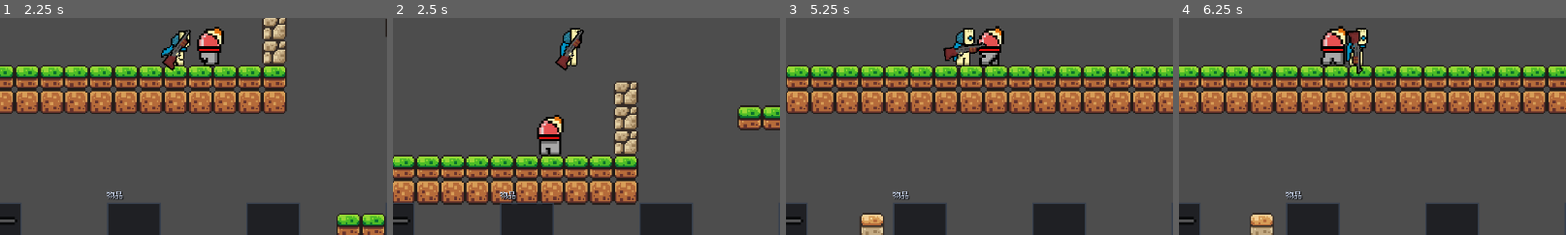
Above: before the commit, frames 1-4 (left to right).
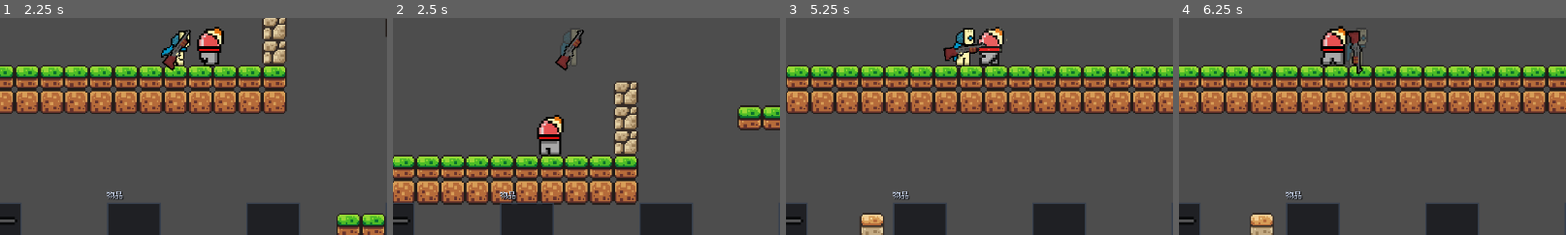
Above: after the commit, the same moments.

Repository: highbanana1/PAS
Game: Godot game, scene res://scene/main.tscn
The game is run twice, just before and just after one commit, with the same random seed, the same clock (stepped at 60 frames per second) and the same inputs.
Inputs (mouse positions are % of the whole screen's width and height, from its top left):
- Up to frame 1 (2.25 s): tap Enter at 0.5 s; move the mouse to (72, 45) at 0.52 s; hold D (right) 0.53-1.25 s; hold Right mouse button (block) 0.53-1.25 s; click (72, 45) at 0.67 s; tap Space (jump) at 0.77, 1.07 s; tap Shift (dash) at 0.8 s; drag from (30, 55) to (56, 50) at 1.27 s; move the mouse to (60, 28) at 2.02 s; hold D (right) from 2.03 s (still down); click (60, 28) at 2.1 s
- Up to frame 2 (2.5 s): keep holding D (right); tap Space (jump) at 2.3 s
- Up to frame 3 (5.25 s): release D (right) at 2.75 s; drag from (45, 70) to (20, 35) at 2.77 s; move the mouse to (80, 65) at 3.52 s; hold A (left) 3.53-4.25 s; hold Right mouse button (block) 3.53-4.25 s; tap Space (jump) at 3.77, 4.07 s; tap Shift (dash) at 3.8 s; drag from (20, 35) to (35, 25) at 4.27 s; move the mouse to (55, 50) at 5.02 s; hold S (down) from 5.03 s (still down); click (55, 50) at 5.1 s
- Up to frame 4 (6.25 s): tap Space (jump) at 5.3 s; release S (down) at 5.75 s; drag from (35, 25) to (50, 80) at 5.77 s
The pictures show only the part of the screen within x 27-77%, y 44-94%; the shares and areas given below are measured in that part.

Frame 1 is identical in both runs. In frame 2, 0.4% of the frame differs, in the area x 43-49%, y 4-23%; in frame 3, 0.1%; in frame 4, 0.4%.

Commit message:
feat: separate player and enemy hurt animations

Diff:
--- a/scene/script/combat_feedback.gd
+++ b/scene/script/combat_feedback.gd
@@ -11,12 +11,12 @@
 var _flash: Sprite2D
 
 
-static func spawn_hit(target: Node2D, point: Vector2) -> void:
+static func spawn_hit(target: Node2D, point: Vector2, source: AnimatedSprite2D = null) -> void:
 	var effect = load("res://scene/script/combat_feedback.gd").new()
 	effect.kind = "hit"
 	target.get_tree().root.add_child(effect)
 	effect.global_position = point
-	var source := target.get_node_or_null("AnimatedSprite2D") as AnimatedSprite2D
+	if source == null: source = target.get_node_or_null("AnimatedSprite2D") as AnimatedSprite2D
 	if source != null and source.sprite_frames != null:
 		effect._target = weakref(source)
 		effect._flash = Sprite2D.new()
--- a/scene/script/components/combat_presentation.gd
+++ b/scene/script/components/combat_presentation.gd
@@ -1,24 +1,14 @@
 class_name CombatPresentation
 extends Node
 const Feedback = preload("res://scene/script/combat_feedback.gd")
-const Context = preload("res://scene/script/combat/attack_context.gd")
 var _actor: Node2D
-var _weapons: Node
 var _guard: Node
 
-func configure(actor: Node2D, weapons: Node, guard: Node) -> void:
-	if is_instance_valid(_weapons) and _weapons.attack_resolved.is_connected(_on_attack_resolved): _weapons.attack_resolved.disconnect(_on_attack_resolved)
+func configure(actor: Node2D, _weapons: Node, guard: Node) -> void:
 	if is_instance_valid(_guard) and _guard.blocked.is_connected(_on_blocked): _guard.blocked.disconnect(_on_blocked)
 	_actor = actor
-	_weapons = weapons
 	_guard = guard
-	_weapons.attack_resolved.connect(_on_attack_resolved)
 	_guard.blocked.connect(_on_blocked)
-
-func _on_attack_resolved(target: Node2D, result: int) -> void:
-	if not is_instance_valid(target): return
-	if result == Context.Result.DAMAGED or result == Context.Result.KILLED:
-		Feedback.show_hit(target, target.global_position)
 
 func _on_blocked(direction: Vector2) -> void:
 	if is_instance_valid(_actor): Feedback.show_block(_actor, direction)
--- /dev/null
+++ b/scene/script/components/enemy_hurt_presentation.gd
@@ -0,0 +1,45 @@
+class_name EnemyHurtPresentation
+extends Node
+const Context = preload("res://scene/script/combat/attack_context.gd")
+const Feedback = preload("res://scene/script/combat_feedback.gd")
+@export var reaction_duration: float = 0.14
+var is_playing: bool = false
+var _actor: Node2D
+var _receiver: Node
+var _sprite: AnimatedSprite2D
+var _rest_scale: Vector2
+var _age: float = 0.0
+
+func configure(actor: Node2D, receiver: Node, sprite: AnimatedSprite2D) -> void:
+	if is_instance_valid(_receiver) and _receiver.attack_received.is_connected(_on_attack_received):
+		_receiver.attack_received.disconnect(_on_attack_received)
+	reset_state()
+	_actor = actor
+	_receiver = receiver
+	_sprite = sprite
+	_rest_scale = sprite.scale
+	_receiver.attack_received.connect(_on_attack_received)
+
+func _on_attack_received(_context: RefCounted, result: int) -> void:
+	if result != Context.Result.DAMAGED and result != Context.Result.KILLED: return
+	if not is_instance_valid(_actor) or not is_instance_valid(_sprite): return
+	is_playing = true
+	_age = 0.0
+	_sprite.scale = _rest_scale * Vector2(1.12, 0.88)
+	Feedback.spawn_hit(_actor, _actor.global_position, _sprite)
+
+func _process(delta: float) -> void:
+	if not is_playing: return
+	_age += delta
+	if not is_instance_valid(_sprite) or _age >= reaction_duration:
+		reset_state()
+		return
+	var strength := pow(1.0 - _age / maxf(reaction_duration, 0.001), 2.0)
+	_sprite.scale = _rest_scale * Vector2(1.0 + 0.12 * strength, 1.0 - 0.12 * strength)
+
+func reset_state() -> void:
+	if is_playing and is_instance_valid(_sprite): _sprite.scale = _rest_scale
+	is_playing = false
+
+func _exit_tree() -> void:
+	reset_state()
--- /dev/null
+++ b/scene/script/components/player_hurt_presentation.gd
@@ -0,0 +1,95 @@
+class_name PlayerHurtPresentation
+extends Node2D
+const Context = preload("res://scene/script/combat/attack_context.gd")
+@export var flash_duration: float = 0.07
+@export var lean_duration: float = 0.18
+@export var animation_duration: float = 0.42
+@export var lean_angle: float = 12.0
+var is_playing: bool = false
+var _actor: Node2D
+var _receiver: Node
+var _sprite: AnimatedSprite2D
+var _rest_material: Material
+var _rest_rotation: float
+var _rest_color: Color
+var _flash_material: ShaderMaterial
+var _age: float = 0.0
+var _lean_sign: float = -1.0
+
+func configure(actor: Node2D, receiver: Node, sprite: AnimatedSprite2D) -> void:
+	if is_instance_valid(_receiver) and _receiver.attack_received.is_connected(_on_attack_received):
+		_receiver.attack_received.disconnect(_on_attack_received)
+	if is_instance_valid(_actor) and _actor.has_signal("character_died") and _actor.character_died.is_connected(reset_state):
+		_actor.character_died.disconnect(reset_state)
+	reset_state()
+	_actor = actor
+	_receiver = receiver
+	_sprite = sprite
+	_rest_material = sprite.material
+	_rest_rotation = sprite.rotation
+	_rest_color = sprite.self_modulate
+	var shader := Shader.new()
+	shader.code = "shader_type canvas_item; uniform float flash_amount = 0.0; void fragment() { COLOR.rgb = mix(COLOR.rgb, vec3(1.0), flash_amount); }"
+	_flash_material = ShaderMaterial.new()
+	_flash_material.shader = shader
+	_receiver.attack_received.connect(_on_attack_received)
+	if _actor.has_signal("character_died"): _actor.character_died.connect(reset_state)
+	z_index = 40
+	texture_filter = CanvasItem.TEXTURE_FILTER_NEAREST
+	hide()
+
+func _on_attack_received(context: RefCounted, result: int) -> void:
+	if result != Context.Result.DAMAGED or not is_instance_valid(_actor) or _actor.get("is_dead") == true: return
+	if not is_instance_valid(_sprite): return
+	var away: Vector2 = _actor.global_position - context.origin
+	_lean_sign = signf(away.x) if not is_zero_approx(away.x) else (1.0 if _sprite.flip_h else -1.0)
+	_age = 0.0
+	is_playing = true
+	_sprite.material = _flash_material
+	_flash_material.set_shader_parameter("flash_amount", 1.0)
+	_sprite.rotation = _rest_rotation + _lean_sign * deg_to_rad(lean_angle)
+	_sprite.self_modulate = _rest_color
+	global_position = _actor.global_position
+	show()
+	queue_redraw()
+
+func _process(delta: float) -> void:
+	if not is_playing: return
+	if not is_instance_valid(_actor) or not is_instance_valid(_sprite) or _actor.get("is_dead") == true:
+		reset_state()
+		return
+	_age += delta
+	if _age >= animation_duration:
+		reset_state()
+		return
+	global_position = _actor.global_position
+	_flash_material.set_shader_parameter("flash_amount", 1.0 if _age < flash_duration else 0.0)
+	var lean := pow(maxf(1.0 - _age / maxf(lean_duration, 0.001), 0.0), 2.0)
+	_sprite.rotation = _rest_rotation + _lean_sign * deg_to_rad(lean_angle) * lean
+	var color := _rest_color
+	if _age >= flash_duration and int((_age - flash_duration) / 0.07) % 2 == 1: color.a *= 0.22
+	_sprite.self_modulate = color
+	queue_redraw()
+
+func reset_state() -> void:
+	if is_playing and is_instance_valid(_sprite):
+		_sprite.material = _rest_material
+		_sprite.rotation = _rest_rotation
+		_sprite.self_modulate = _rest_color
+	is_playing = false
+	hide()
+	queue_redraw()
+
+func _draw() -> void:
+	if not is_playing or _age >= 0.12: return
+	var scale_factor := maxf(absf(global_scale.x), 0.001)
+	var progress := clampf(_age / 0.12, 0.0, 1.0)
+	for index in range(8):
+		var direction := Vector2.from_angle(index * TAU / 8.0 + PI / 8.0)
+		var start := direction * (5.0 + progress * 5.0) / scale_factor
+		var end := direction * (16.0 + progress * 4.0) / scale_factor
+		draw_line(start, end, Color(0.02, 0.02, 0.03, 1.0 - progress), 4.0 / scale_factor)
+		draw_line(start, end, Color(1.0, 1.0, 1.0, 1.0 - progress), 1.5 / scale_factor)
+
+func _exit_tree() -> void:
+	reset_state()
--- a/scene/script/enemy.gd
+++ b/scene/script/enemy.gd
@@ -2,10 +2,14 @@
 class_name Enemy
 const Health = preload("res://scene/script/components/health_component.gd")
 const Receiver = preload("res://scene/script/combat/combat_receiver.gd")
+const HurtPresentation = preload("res://scene/script/components/enemy_hurt_presentation.gd")
+var _hurt_presentation = HurtPresentation.new()
 var _health = Health.new()
 var _receiver = Receiver.new()
 
 func _init() -> void:
+	_hurt_presentation.name = "EnemyHurtPresentation"
+	add_child(_hurt_presentation)
 	_health.configure(5)
 	_health.name = "HealthComponent"
 	_receiver.name = "CombatReceiver"
@@ -15,6 +19,10 @@
 func _ready() -> void:
 	_receiver.configure(self, _health)
 	_health.depleted.connect(queue_free)
+	_hurt_presentation.configure(self, _receiver, animated_sprite)
+
+func get_hurt_presentation() -> Node:
+	return _hurt_presentation
 
 func get_combat_receiver() -> Node:
 	return _receiver
--- a/scene/script/maincharac.gd
+++ b/scene/script/maincharac.gd
@@ -11,10 +11,14 @@
 var _motor = Motor.new()
 var _lifecycle = Lifecycle.new()
 var _carry = Carry.new()
+const HurtPresentation = preload("res://scene/script/components/player_hurt_presentation.gd")
+var _hurt_presentation = HurtPresentation.new()
 var _health = Health.new()
 var _receiver = Receiver.new()
 
 func _init() -> void:
+	_hurt_presentation.name = "PlayerHurtPresentation"
+	add_child(_hurt_presentation)
 	_presentation.name = "CombatPresentation"
 	add_child(_presentation)
 	_motor.name = "CharacterMotor"
@@ -42,6 +46,9 @@
 
 func get_carry_component() -> Node:
 	return _carry
+
+func get_hurt_presentation() -> Node:
+	return _hurt_presentation
 
 func get_combat_receiver() -> Node:
 	return _receiver
@@ -143,6 +150,7 @@
 	$WeaponController.register_weapon(0, $gun)
 	$WeaponController.register_weapon(1, $Sword)
 	_presentation.configure(self, $WeaponController, get_guard_component())
+	_hurt_presentation.configure(self, _receiver, animated_sprite)
 
 # 修复后的受伤冷却，不会死循环
 func hit_cooldown(delta: float) -> void:
--- /dev/null
+++ b/tests/test_hurt_presentations.gd
@@ -0,0 +1,72 @@
+extends SceneTree
+var failures: Array[String] = []
+func _initialize() -> void: run.call_deferred()
+func check(ok: bool, text: String) -> void:
+	print(("PASS: " if ok else "FAIL: ") + text)
+	if not ok: failures.append(text)
+func hit_effects_for(actor: Node2D) -> int:
+	var count := 0
+	for effect in get_nodes_in_group("combat_feedback"):
+		if effect.kind == "hit" and effect._target != null and effect._target.get_ref() == actor.get_node("AnimatedSprite2D"):
+			count += 1
+	return count
+func run() -> void:
+	var game = load("res://scene/main.tscn").instantiate()
+	root.add_child(game); current_scene = game
+	var player = game.get_node("CharacterBody2D")
+	player.global_position = Vector2(1500,-300)
+	player.set_physics_process(false); player.get_weapon_controller().set_process(false)
+	game.get_node("enemy").set_physics_process(false)
+	var enemy = load("res://scene/enemy.tscn").instantiate()
+	enemy.scale = Vector2(0.045,0.045); enemy.position = player.position+Vector2(24,0)
+	game.add_child(enemy); enemy.set_physics_process(false)
+	check(player.has_method("get_hurt_presentation") and enemy.has_method("get_hurt_presentation"), "Player and enemy expose their separate hurt presentations")
+	if not player.has_method("get_hurt_presentation") or not enemy.has_method("get_hurt_presentation"):
+		game.free(); quit(1); return
+	var player_hurt = player.get_hurt_presentation()
+	var enemy_hurt = enemy.get_hurt_presentation()
+	var sprite = player.get_node("AnimatedSprite2D")
+	var original_rotation: float = sprite.rotation
+	var original_material = sprite.material
+	var original_color: Color = sprite.self_modulate
+	var enemy_scale: Vector2 = enemy.get_node("AnimatedSprite2D").scale
+	await physics_frame
+	await physics_frame
+	# Finish scene startup before testing a moving projectile.
+	await create_timer(0.2).timeout
+	var bullet = load("res://scene/bullet.tscn").instantiate()
+	bullet.shooter = player; bullet.position = enemy.position-Vector2(60,0)
+	root.add_child(bullet)
+	await create_timer(0.12).timeout
+	check(enemy.health == 4 and enemy_hurt.is_playing, "A real bullet triggers the enemy hurt reaction")
+	check(hit_effects_for(enemy) == 1 and not player_hurt.is_playing, "Bullet creates one enemy flash without invoking player animation")
+	await create_timer(0.25).timeout
+	check(enemy.get_node("AnimatedSprite2D").scale == enemy_scale, "Enemy restores its normal appearance after the reaction")
+	player.get_weapon_controller().equip_weapon(1)
+	player.get_weapon_controller().attack(Vector2.RIGHT)
+	await create_timer(0.1).timeout
+	check(enemy.health == 2 and enemy_hurt.is_playing, "A real sword hit triggers the same enemy hurt reaction")
+	check(hit_effects_for(enemy) == 1, "Sword no longer doubles target feedback through the attacker")
+	var position_before: Vector2 = player.global_position
+	var velocity_before: Vector2 = player.velocity
+	player.receive_attack(10,player.global_position+Vector2(60,0),true)
+	check(player_hurt.is_playing and player.real_hp == 80, "Player damage starts its own hurt animation")
+	player_hurt.set_process(false); player_hurt._process(0.06)
+	check(sprite.material != original_material and sprite.rotation != original_rotation, "Player flashes white and leans back visually")
+	player_hurt._process(0.1)
+	check(sprite.self_modulate.a < original_color.a, "Player hurt animation has a brief flicker stage")
+	check(player.global_position == position_before and player.velocity == velocity_before and not paused and Engine.time_scale == 1.0, "Player animation does not move the body or pause the world")
+	player_hurt._process(1.0)
+	check(not player_hurt.is_playing and sprite.material == original_material and sprite.rotation == original_rotation and sprite.self_modulate == original_color, "Player restores its original appearance after hurt")
+	await create_timer(0.2).timeout
+	player.get_weapon_controller().set_guarding(true,Vector2.RIGHT)
+	player.receive_attack(10,player.global_position+Vector2(60,0),true)
+	check(not player_hurt.is_playing and player.real_hp == 80, "Successful guard never plays a player damage animation")
+	player.get_weapon_controller().set_guarding(false)
+	player.take_damage(10)
+	check(player_hurt.is_playing, "Unblockable contact-style damage also plays the player animation")
+	player.take_damage(90)
+	check(player.is_dead and not player_hurt.is_playing and sprite.material == original_material and sprite.self_modulate == original_color, "Death clears hurt presentation without changing the death flow")
+	game.free()
+	print("RESULT: ", failures.size(), " failures")
+	quit(0 if failures.is_empty() else 1)
Not shown, added: scene/script/components/enemy_hurt_presentation.gd.uid
Not shown, added: scene/script/components/player_hurt_presentation.gd.uid
Not shown, added: tests/test_hurt_presentations.gd.uid
Not shown, changed: docs/gameplay-components.md
